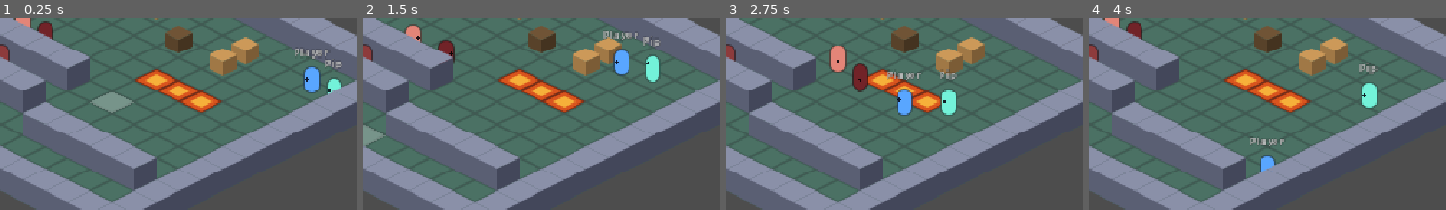
Above: before the commit, frames 1-4 (left to right).
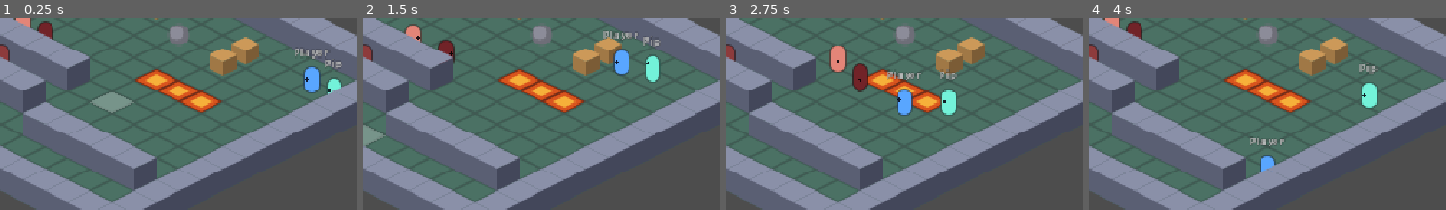
Above: after the commit, the same moments.

Repository: jeff-thinklightn-ing/psykinetic
Game: Godot game, scene res://main.tscn
Same seed, same stepped clock (60 frames per second), same inputs: the game is played once before the commit and once after it.
Inputs (mouse positions are % of the whole screen's width and height, from its top left):
- Up to frame 1 (0.25 s): no input
- Up to frame 2 (1.5 s): tap Enter at 0.5 s; move the mouse to (80, 52) at 0.52 s; tap R at 0.6 s; click (80, 52) at 0.67 s; drag from (33, 64) to (50, 81) at 1.27 s
- Up to frame 3 (2.75 s): move the mouse to (67, 32) at 2.02 s; tap 9 at 2.1 s; click (67, 32) at 2.17 s
- Up to frame 4 (4 s): drag from (50, 81) to (22, 40) at 2.77 s; move the mouse to (89, 75) at 3.52 s; tap R at 3.6 s; click (89, 75) at 3.67 s
The pictures show only the part of the screen within x 40-90%, y 39-89%; the shares and areas given below are measured in that part.

The runs differ from the first frame. In frame 1, 0.9% of the frame differs, in the area x 46-55%, y 4-19%; in frame 2, 0.9%; in frame 3, 0.9%; in frame 4, 0.9%.

Commit message:
One generic entity scene built from the spawn spec
- entities/entity.tscn (a Node2D with a Sprite) and entities/entity_factory.gd
  replace the per-type scenes. A spec carries script (the GridEntity
  subclass to attach), shape (capsule, cube, sphere, slab, flat), tint,
  scale, label, and props; the factory builds the sprite from the shape's
  placeholder art and attaches the script. Unknown shapes draw a capsule
  and unknown scripts use the base class, each logged once
- Monsters, crates, the boulder, players and companions all spawn this
  way; per-type tuning moved from the scenes into the scripts' _init
- SCENES removed; snapshots store script and shape, and old snapshots
  that still name a type are mapped on load
- New placeholder art: sphere.svg (the boulder now), slab.svg, flat.svg
- Tests build entities through the factory; behaviour unchanged

Co-Authored-By: Claude Fable 5.1 <noreply@anthropic.com>

Diff:
--- /dev/null
+++ b/art/flat.svg
@@ -0,0 +1,5 @@
+<svg xmlns="http://www.w3.org/2000/svg" width="20" height="10" viewBox="0 0 20 10">
+  <!-- A rhombus lying on the floor. White so instances can tint it with modulate. -->
+  <polygon points="10,0 20,5 10,10 0,5" fill="#e0e0e0"/>
+  <polygon points="10,1 18,5 10,9 2,5" fill="#ffffff"/>
+</svg>
--- /dev/null
+++ b/art/slab.svg
@@ -0,0 +1,6 @@
+<svg xmlns="http://www.w3.org/2000/svg" width="20" height="14" viewBox="0 0 20 14">
+  <!-- A low extruded block. White so instances can tint it with modulate. -->
+  <polygon points="0,5 10,10 10,14 0,9" fill="#c8c8c8"/>
+  <polygon points="10,10 20,5 20,9 10,14" fill="#9a9a9a"/>
+  <polygon points="10,0 20,5 10,10 0,5" fill="#ffffff"/>
+</svg>
--- /dev/null
+++ b/art/sphere.svg
@@ -0,0 +1,5 @@
+<svg xmlns="http://www.w3.org/2000/svg" width="12" height="12" viewBox="0 0 12 12">
+  <!-- White so instances can tint it with modulate. -->
+  <circle cx="6" cy="6" r="5.5" fill="#c8c8c8"/>
+  <circle cx="5" cy="5" r="3.5" fill="#ffffff"/>
+</svg>
--- a/entities/companion.tscn
+++ /dev/null
@@ -1,24 +0,0 @@
-[gd_scene load_steps=3 format=3]
-
-[ext_resource type="Script" path="res://sim/companion.gd" id="1_script"]
-[ext_resource type="Texture2D" path="res://art/capsule.svg" id="2_capsule"]
-
-[node name="Companion" type="Node2D"]
-script = ExtResource("1_script")
-mass = 75.0
-move_ticks = 2
-max_hp = 20
-attack_damage = 2
-strength = 8
-max_stamina = 80
-attack_ticks = 8
-
-[node name="Sprite" type="Sprite2D" parent="."]
-modulate = Color(0.45, 0.95, 0.85, 1)
-position = Vector2(0, -8)
-texture = ExtResource("2_capsule")
-
-[node name="Facing" type="Polygon2D" parent="Sprite"]
-position = Vector2(0, -2)
-color = Color(0.05, 0.05, 0.1, 0.9)
-polygon = PackedVector2Array(-1.5, 0, 0, -1.5, 1.5, 0, 0, 1.5)
--- /dev/null
+++ b/entities/entity.tscn
@@ -0,0 +1,5 @@
+[gd_scene format=3]
+
+[node name="Entity" type="Node2D"]
+
+[node name="Sprite" type="Sprite2D" parent="."]
--- /dev/null
+++ b/entities/entity_factory.gd
@@ -0,0 +1,122 @@
+class_name EntityFactory
+extends RefCounted
+## Builds any entity from a spawn spec, on every peer alike, out of the one
+## generic scene (entities/entity.tscn: a Node2D with a Sprite). The spec
+## says what it is and what it looks like:
+##
+##   script   which GridEntity subclass to attach ("res://sim/monster.gd");
+##            missing or not a GridEntity: the base class, logged once
+##   shape    "capsule" | "cube" | "sphere" | "slab" | "flat"; anything else
+##            is drawn as a capsule and logged once
+##   tint     Color for the sprite (optional)
+##   scale    uniform float (optional, 1.0)
+##   label    name drawn over the sprite (optional)
+##   name     node name
+##   tile     start tile
+##   peer     owning peer id (players), 0 otherwise
+##   props    any other property to set on the entity (mass, max_hp, ...)
+##   spawn    level-slot index, for respawn
+##
+## So a new kind of thing needs no new scene: a script the client already
+## has, a shape, and props.
+
+const SCENE := preload("res://entities/entity.tscn")
+const BASE_SCRIPT := preload("res://sim/grid_entity.gd")
+const DEFAULT_SHAPE := "capsule"
+## Placeholder art per shape, and where the sprite sits so its feet are on
+## the tile. Shapes with a face get the small facing pip.
+const SHAPES := {
+	"capsule": {"texture": preload("res://art/capsule.svg"), "offset": Vector2(0, -8), "facing": true},
+	"cube": {"texture": preload("res://art/crate.svg"), "offset": Vector2(0, -5), "facing": false},
+	"sphere": {"texture": preload("res://art/sphere.svg"), "offset": Vector2(0, -6), "facing": false},
+	"slab": {"texture": preload("res://art/slab.svg"), "offset": Vector2(0, -3), "facing": false},
+	"flat": {"texture": preload("res://art/flat.svg"), "offset": Vector2(0, 0), "facing": false},
+}
+
+static var _warned: Dictionary[String, bool] = {}
+static var _scripts: Dictionary[String, Script] = {}
+
+
+static func build(spec: Dictionary) -> GridEntity:
+	var node: Node2D = SCENE.instantiate()
+	node.set_script(script_for(spec))
+	var entity := node as GridEntity
+	entity.name = str(spec.get("name", "Entity"))
+
+	var shape := shape_for(spec)
+	var sprite: Sprite2D = entity.get_node("Sprite")
+	sprite.texture = shape["texture"]
+	sprite.position = shape["offset"]
+	if shape["facing"]:
+		var pip := Polygon2D.new()
+		pip.name = "Facing"
+		pip.position = Vector2(0, -2)
+		pip.color = Color(0.05, 0.05, 0.1, 0.9)
+		pip.polygon = PackedVector2Array([Vector2(-1.5, 0), Vector2(0, -1.5), Vector2(1.5, 0), Vector2(0, 1.5)])
+		sprite.add_child(pip)
+
+	if spec.get("tint") is Color:
+		entity.tint = spec["tint"]
+	var scale := float(spec.get("scale", 1.0))
+	if scale > 0.0 and scale != 1.0:
+		entity.scale = Vector2(scale, scale)
+	entity.label = str(spec.get("label", ""))
+	var props: Dictionary = spec.get("props", {})
+	for property: String in props:
+		entity.set(property, props[property])
+
+	entity.owner_peer = int(spec.get("peer", 0))
+	entity.spawn_spec = spec
+	entity.start_tile = spec.get("tile", Vector2i.ZERO)
+	# Placeholders until World (server) or the synchronizer (client) says otherwise.
+	entity.tile = entity.start_tile
+	entity.hp = entity.max_hp
+	entity.stamina = entity.max_stamina
+	return entity
+
+
+## The spec's script if it is a GridEntity subclass, else the base class.
+static func script_for(spec: Dictionary) -> Script:
+	var path := str(spec.get("script", ""))
+	if path.is_empty():
+		return BASE_SCRIPT
+	if _scripts.has(path):
+		return _scripts[path]
+	var script: Script = null
+	if ResourceLoader.exists(path):
+		script = load(path) as Script
+	if script == null or not _extends_base(script):
+		_warn_once("script " + path, "[spawn] %s is not a GridEntity script; using the base class" % path)
+		script = BASE_SCRIPT
+	_scripts[path] = script
+	return script
+
+
+static func _extends_base(script: Script) -> bool:
+	var current: Script = script
+	while current != null:
+		if current == BASE_SCRIPT:
+			return true
+		current = current.get_base_script()
+	return false
+
+
+static func shape_for(spec: Dictionary) -> Dictionary:
+	var shape := str(spec.get("shape", DEFAULT_SHAPE))
+	if SHAPES.has(shape):
+		return SHAPES[shape]
+	_warn_once("shape " + shape, "[spawn] unknown shape %s; drawing a capsule" % shape)
+	return SHAPES[DEFAULT_SHAPE]
+
+
+## The short type name for logs: "monster" for res://sim/monster.gd.
+static func type_name(spec: Dictionary) -> String:
+	var path := str(spec.get("script", ""))
+	return path.get_file().get_basename() if not path.is_empty() else "entity"
+
+
+static func _warn_once(key: String, message: String) -> void:
+	if _warned.has(key):
+		return
+	_warned[key] = true
+	push_warning(message)
--- a/entities/monster.tscn
+++ /dev/null
@@ -1,24 +0,0 @@
-[gd_scene load_steps=3 format=3]
-
-[ext_resource type="Script" path="res://sim/monster.gd" id="1_script"]
-[ext_resource type="Texture2D" path="res://art/capsule.svg" id="2_capsule"]
-
-[node name="Monster" type="Node2D"]
-script = ExtResource("1_script")
-mass = 40.0
-move_ticks = 4
-max_hp = 12
-attack_damage = 1
-strength = 6
-max_stamina = 60
-attack_ticks = 10
-
-[node name="Sprite" type="Sprite2D" parent="."]
-modulate = Color(0.9, 0.25, 0.25, 1)
-position = Vector2(0, -8)
-texture = ExtResource("2_capsule")
-
-[node name="Facing" type="Polygon2D" parent="Sprite"]
-position = Vector2(0, -2)
-color = Color(0.05, 0.05, 0.1, 0.9)
-polygon = PackedVector2Array(-1.5, 0, 0, -1.5, 1.5, 0, 0, 1.5)
--- a/entities/player.tscn
+++ /dev/null
@@ -1,24 +0,0 @@
-[gd_scene load_steps=3 format=3]
-
-[ext_resource type="Script" path="res://sim/player.gd" id="1_script"]
-[ext_resource type="Texture2D" path="res://art/capsule.svg" id="2_capsule"]
-
-[node name="Player" type="Node2D"]
-script = ExtResource("1_script")
-mass = 80.0
-move_ticks = 2
-max_hp = 20
-attack_damage = 2
-strength = 10
-max_stamina = 100
-attack_ticks = 5
-
-[node name="Sprite" type="Sprite2D" parent="."]
-modulate = Color(0.35, 0.65, 1, 1)
-position = Vector2(0, -8)
-texture = ExtResource("2_capsule")
-
-[node name="Facing" type="Polygon2D" parent="Sprite"]
-position = Vector2(0, -2)
-color = Color(0.05, 0.05, 0.1, 0.9)
-polygon = PackedVector2Array(-1.5, 0, 0, -1.5, 1.5, 0, 0, 1.5)
--- a/entities/pushable.tscn
+++ /dev/null
@@ -1,12 +0,0 @@
-[gd_scene load_steps=3 format=3]
-
-[ext_resource type="Script" path="res://sim/pushable.gd" id="1_script"]
-[ext_resource type="Texture2D" path="res://art/crate.svg" id="2_crate"]
-
-[node name="Pushable" type="Node2D"]
-script = ExtResource("1_script")
-
-[node name="Sprite" type="Sprite2D" parent="."]
-modulate = Color(0.8, 0.6, 0.35, 1)
-position = Vector2(0, -5)
-texture = ExtResource("2_crate")
--- a/main.gd
+++ b/main.gd
@@ -25,27 +25,25 @@
 	"#............#",
 	"##############",
 ]
-const SCENES := {
-	"player": preload("res://entities/player.tscn"),
-	"monster": preload("res://entities/monster.tscn"),
-	"pushable": preload("res://entities/pushable.tscn"),
-	"companion": preload("res://entities/companion.tscn"),
-}
-## Spawned by the server in this order, which is also entity id order.
-## "props" are set on the instance on every peer before it enters the tree.
+const MONSTER := "res://sim/monster.gd"
+const PUSHABLE := "res://sim/pushable.gd"
+const PLAYER := "res://sim/player.gd"
+const COMPANION := "res://sim/companion.gd"
+## Spawned by the server in this order, which is also entity id order. Each
+## spec is built by EntityFactory on every peer: script, shape, tint, scale,
+## label, and "props" set on the instance before it enters the tree.
 const LEVEL_ENTITIES: Array[Dictionary] = [
 	# Imps come in different masses; Monster shades them darker as they get heavier.
-	{"scene": "monster", "name": "CorridorImp1", "tile": Vector2i(1, 8), "props": {"mass": 25.0}},
-	{"scene": "monster", "name": "CorridorImp2", "tile": Vector2i(2, 8), "props": {"mass": 40.0}},
-	{"scene": "monster", "name": "CorridorImp3", "tile": Vector2i(3, 8), "props": {"mass": 60.0}},
-	{"scene": "monster", "name": "Imp1", "tile": Vector2i(2, 6), "props": {"mass": 30.0}},
-	{"scene": "monster", "name": "Imp2", "tile": Vector2i(3, 6), "props": {"mass": 70.0}},
-	{"scene": "pushable", "name": "Crate1", "tile": Vector2i(8, 2)},
-	{"scene": "pushable", "name": "Crate2", "tile": Vector2i(8, 3)},
-	{"scene": "pushable", "name": "Crate3", "tile": Vector2i(4, 2)},
-	{"scene": "pushable", "name": "Boulder", "tile": Vector2i(6, 3), "props": {
-		"mass": 200.0, "body_material": GridEntity.BodyMaterial.STONE,
-		"modulate": Color(0.55, 0.55, 0.6)}},
+	{"script": MONSTER, "shape": "capsule", "name": "CorridorImp1", "tile": Vector2i(1, 8), "props": {"mass": 25.0}},
+	{"script": MONSTER, "shape": "capsule", "name": "CorridorImp2", "tile": Vector2i(2, 8), "props": {"mass": 40.0}},
+	{"script": MONSTER, "shape": "capsule", "name": "CorridorImp3", "tile": Vector2i(3, 8), "props": {"mass": 60.0}},
+	{"script": MONSTER, "shape": "capsule", "name": "Imp1", "tile": Vector2i(2, 6), "props": {"mass": 30.0}},
+	{"script": MONSTER, "shape": "capsule", "name": "Imp2", "tile": Vector2i(3, 6), "props": {"mass": 70.0}},
+	{"script": PUSHABLE, "shape": "cube", "name": "Crate1", "tile": Vector2i(8, 2), "tint": Color(0.8, 0.6, 0.35)},
+	{"script": PUSHABLE, "shape": "cube", "name": "Crate2", "tile": Vector2i(8, 3), "tint": Color(0.8, 0.6, 0.35)},
+	{"script": PUSHABLE, "shape": "cube", "name": "Crate3", "tile": Vector2i(4, 2), "tint": Color(0.8, 0.6, 0.35)},
+	{"script": PUSHABLE, "shape": "sphere", "name": "Boulder", "tile": Vector2i(6, 3), "tint": Color(0.55, 0.55, 0.6),
+		"scale": 1.4, "props": {"mass": 200.0, "body_material": GridEntity.BodyMaterial.STONE}},
 ]
 ## A joining peer's player takes the first of these that is free.
 const PLAYER_STARTS: Array[Vector2i] = [
@@ -396,9 +394,6 @@
 	var restored := 0
 	for entry: Dictionary in snapshot["entities"]:
 		var spec: Dictionary = entry["spec"]
-		if not SCENES.has(spec["scene"]):
-			push_warning("[state] skipping unknown entity type %s" % spec["scene"])
-			continue
 		var entity := _spawn(spec)
 		if entity == null:
 			continue
@@ -441,7 +436,7 @@
 		if _spawn(spec) == null:
 			continue
 		count += 1
-		print("[world] respawned %s at %s" % [spec["scene"], tile])
+		print("[world] respawned %s at %s" % [EntityFactory.type_name(spec), tile])
 	return count
 
 
@@ -510,8 +505,8 @@
 		print("[net] no free tile for %s (%s)" % [player_name, id.left(8)])
 		return
 	var player := _spawn({
-		"scene": "player", "name": "Player%d" % record.index, "tile": tile, "peer": peer,
-		"props": {"tint": record.color, "label": player_name},
+		"script": PLAYER, "shape": "capsule", "name": "Player%d" % record.index, "tile": tile,
+		"peer": peer, "tint": record.color, "label": player_name,
 	}) as Player
 	if player == null:
 		return
@@ -555,8 +550,8 @@
 	if not World.is_free(tile):
 		return
 	var pet := _spawn({
-		"scene": "companion", "name": String(record.companion["name"]), "tile": tile,
-		"props": {"tint": COMPANION_TINT, "label": String(record.companion["name"])},
+		"script": COMPANION, "shape": "capsule", "name": String(record.companion["name"]), "tile": tile,
+		"tint": COMPANION_TINT, "label": String(record.companion["name"]),
 	}) as Companion
 	if pet == null:
 		return
@@ -717,19 +712,7 @@
 ## MultiplayerSpawner's spawn function: runs on the server and on every client
 ## with the same data, so static configuration never needs replicating.
 func _build_entity(spec: Dictionary) -> Node:
-	var entity: GridEntity = SCENES[spec["scene"]].instantiate()
-	entity.name = spec["name"]
-	var props: Dictionary = spec.get("props", {})
-	for property: String in props:
-		entity.set(property, props[property])
-	entity.owner_peer = spec.get("peer", 0)
-	entity.spawn_spec = spec
-	entity.start_tile = spec["tile"]
-	# Placeholders until World (server) or the synchronizer (client) says otherwise.
-	entity.tile = spec["tile"]
-	entity.hp = entity.max_hp
-	entity.stamina = entity.max_stamina
-	return entity
+	return EntityFactory.build(spec)
 
 
 func _on_peer_authenticated(peer: int, id: String, player_name: String) -> void:
--- a/net/snapshot.gd
+++ b/net/snapshot.gd
@@ -22,10 +22,15 @@
 	for entity in entities:
 		if not is_instance_valid(entity) or not entity.spawned or entity.owner_peer != 0:
 			continue
-		if entity.spawn_spec.get("scene", "") == "companion":
+		if entity is Companion:
 			continue  # Kept in its owner's player record instead.
+		var spec := entity.spawn_spec
 		list.append({
-			"type": entity.spawn_spec.get("scene", ""),
+			"script": str(spec.get("script", "")),
+			"shape": str(spec.get("shape", EntityFactory.DEFAULT_SHAPE)),
+			"tint": spec["tint"].to_html(true) if spec.get("tint") is Color else "",
+			"scale": float(spec.get("scale", 1.0)),
+			"label": str(spec.get("label", "")),
 			"name": String(entity.name),
 			"tile": [entity.tile.x, entity.tile.y],
 			"hp": entity.hp,
@@ -107,20 +112,43 @@
 		"players": players, "respawns": respawns}
 
 
+## Snapshots from before the generic entity scene named a scene type instead
+## of a script and shape.
+const LEGACY_TYPES := {
+	"monster": {"script": "res://sim/monster.gd", "shape": "capsule"},
+	"pushable": {"script": "res://sim/pushable.gd", "shape": "cube"},
+}
+
+
 static func _parse_entry(entry: Variant) -> Dictionary:
 	if entry is not Dictionary:
 		return {}
 	var tile: Variant = vector(entry.get("tile"))
-	if tile == null or entry.get("type") is not String or entry.get("name") is not String:
+	if tile == null or entry.get("name") is not String:
 		return {}
 	var facing: Variant = vector(entry.get("facing"))
-	var props: Variant = JSON.to_native(entry.get("props", {}))
+	# Props were written with JSON.from_native; a bare {} (no props) is not.
+	var raw_props: Variant = entry.get("props", {})
+	var props: Variant = JSON.to_native(raw_props) 			if raw_props is Dictionary and raw_props.has("type") else {}
 	var spec := {
-		"scene": entry["type"],
 		"name": entry["name"],
 		"tile": tile,
 		"props": props if props is Dictionary else {},
 	}
+	if entry.get("script") is String:
+		spec["script"] = entry["script"]
+		spec["shape"] = str(entry.get("shape", EntityFactory.DEFAULT_SHAPE))
+	elif entry.get("type") is String and LEGACY_TYPES.has(entry["type"]):
+		spec.merge(LEGACY_TYPES[entry["type"]])
+	else:
+		return {}
+	var tint := str(entry.get("tint", ""))
+	if Color.html_is_valid(tint):
+		spec["tint"] = Color.html(tint)
+	if entry.get("scale") is float and float(entry["scale"]) > 0.0:
+		spec["scale"] = float(entry["scale"])
+	if entry.get("label") is String and not entry["label"].is_empty():
+		spec["label"] = entry["label"]
 	if entry.get("spawn") is float and int(entry["spawn"]) >= 0:
 		spec["spawn"] = int(entry["spawn"])
 	return {
--- a/sim/companion.gd
+++ b/sim/companion.gd
@@ -43,6 +43,17 @@
 var _decision_reason := ""
 var _known_hostiles: Dictionary[int, bool] = {}
 var _last_speech_tick := -1000
+
+
+func _init() -> void:
+	super()
+	mass = 75.0
+	move_ticks = 2
+	max_hp = 20
+	attack_damage = 2
+	strength = 8
+	max_stamina = 80
+	attack_ticks = 8
 
 
 func intent_name() -> String:
--- a/sim/monster.gd
+++ b/sim/monster.gd
@@ -11,6 +11,17 @@
 const SHADE_DARK := Color(0.33, 0.04, 0.08)
 
 @export var sight_range := 7
+
+
+func _init() -> void:
+	super()
+	mass = 40.0
+	move_ticks = 4
+	max_hp = 12
+	attack_damage = 1
+	strength = 6
+	max_stamina = 60
+	attack_ticks = 10
 
 
 func _ready() -> void:
--- a/sim/player.gd
+++ b/sim/player.gd
@@ -5,6 +5,17 @@
 ## reach, fires once when in reach and off cooldown, and clears. A move order
 ## re-paths every step so it reacts to things moving; stepping into the
 ## ordered tile pushes whatever is on it, if World allows.
+
+
+func _init() -> void:
+	super()
+	mass = 80.0
+	move_ticks = 2
+	max_hp = 20
+	attack_damage = 2
+	strength = 10
+	max_stamina = 100
+	attack_ticks = 5
 
 
 func _sim_tick() -> void:
--- a/tests/companion_test.gd
+++ b/tests/companion_test.gd
@@ -179,7 +179,8 @@
 
 
 func _spawn_imp(tile: Vector2i) -> Monster:
-	var imp := _main._spawn({"scene": "monster", "name": "TestImp%d" % World.tick, "tile": tile}) as Monster
+	var imp := _main._spawn({"script": "res://sim/monster.gd", "shape": "capsule",
+		"name": "TestImp%d" % World.tick, "tile": tile}) as Monster
 	imp.sight_range = 0
 	return imp
 
--- a/tests/push_test.gd
+++ b/tests/push_test.gd
@@ -12,11 +12,12 @@
 ## scaled by the shover's stamina fraction. Regen is 2 per tick, starting 10
 ## ticks after the last exertion.
 
-const SCENES := {
-	"P": preload("res://entities/player.tscn"),
-	"m": preload("res://entities/monster.tscn"),
-	"c": preload("res://entities/pushable.tscn"),
-	"o": preload("res://entities/pushable.tscn"),
+const SPECS := {
+	"P": {"script": "res://sim/player.gd", "shape": "capsule"},
+	"m": {"script": "res://sim/monster.gd", "shape": "capsule"},
+	"c": {"script": "res://sim/pushable.gd", "shape": "cube"},
+	"o": {"script": "res://sim/pushable.gd", "shape": "sphere",
+		"props": {"mass": 200.0, "body_material": GridEntity.BodyMaterial.STONE}},
 }
 const NAMES := {"P": "Player", "m": "Imp", "c": "Crate", "o": "Boulder"}
 
@@ -536,18 +537,17 @@
 	World.load_terrain(floor_tiles, wall_tiles, fire_tiles)
 
 	var out := {}
-	for kind: String in SCENES:
+	for kind: String in SPECS:
 		out[kind] = []
 		for spawn in spawns:
 			if spawn[0] != kind:
 				continue
-			var entity: GridEntity = SCENES[kind].instantiate()
+			var spec: Dictionary = SPECS[kind].duplicate(true)
+			spec["name"] = "%s%d" % [NAMES[kind], out[kind].size() + 1]
+			spec["tile"] = spawn[1]
+			var entity := EntityFactory.build(spec)
 			if entity is Monster:
 				entity.sight_range = 0  # Stands still unless a test turns it on.
-			if kind == "o":
-				entity.mass = 200.0
-				entity.body_material = GridEntity.BodyMaterial.STONE
-			entity.name = "%s%d" % [NAMES[kind], out[kind].size() + 1]
 			_room.add_child(entity)
 			World.spawn(entity, spawn[1])
 			out[kind].append(entity)
Not shown, added: art/flat.svg.import
Not shown, added: art/slab.svg.import
Not shown, added: art/sphere.svg.import
Not shown, added: entities/entity_factory.gd.uid
Not shown, changed: docs/design.md
Not shown, changed: tests/state_test.ps1
Not shown, changed: tests/state_test.sh
